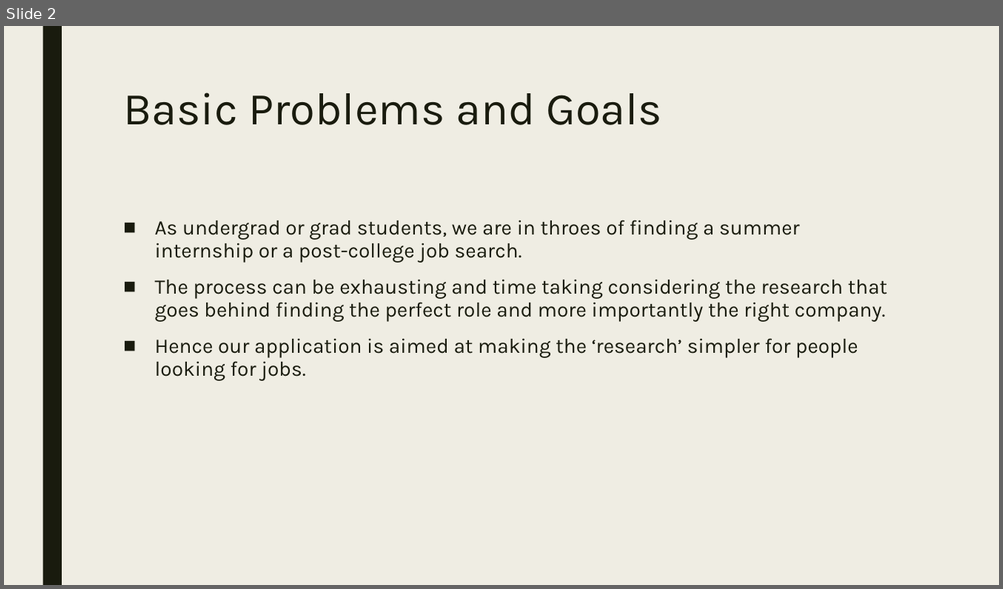
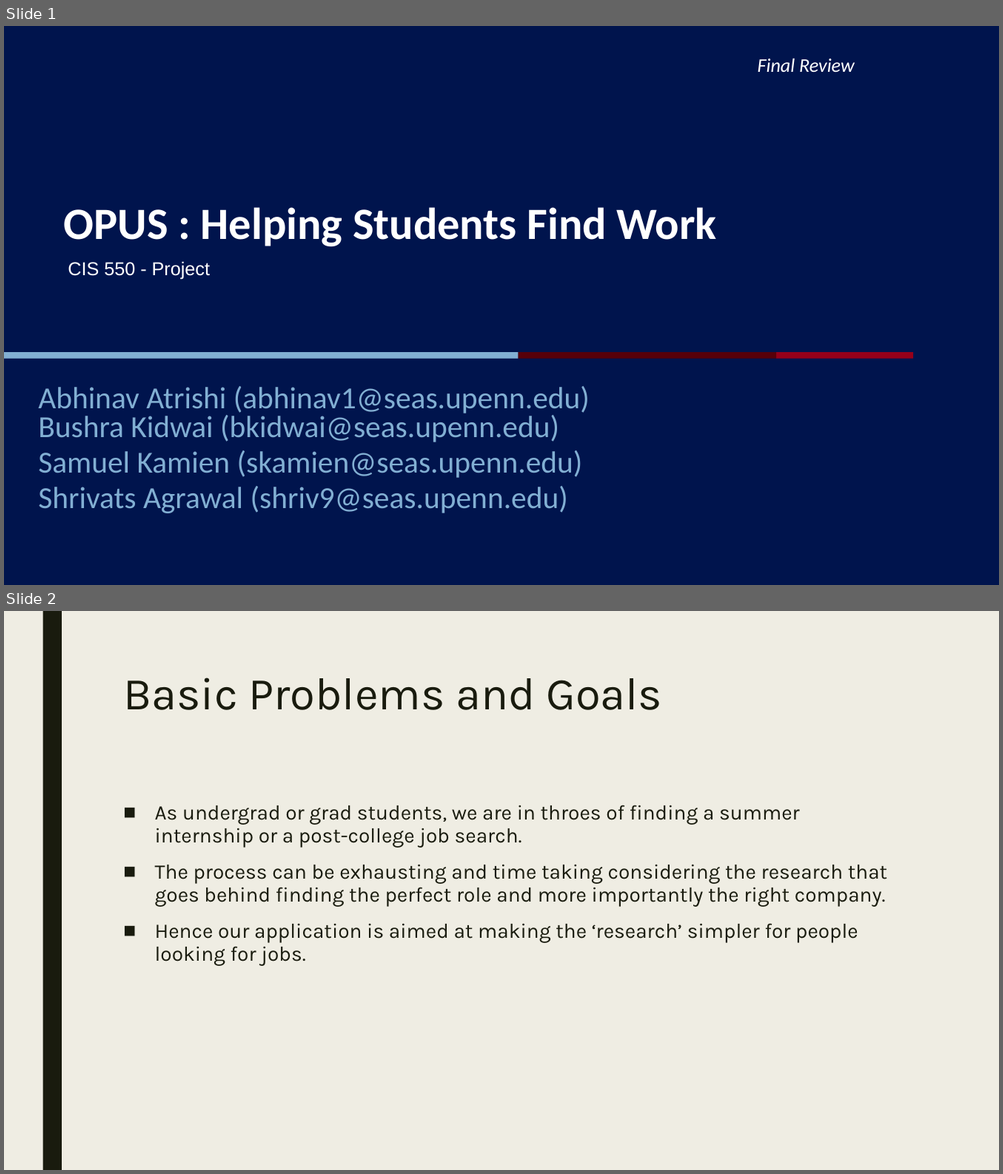
Before and after one commit to ShrivatsAgrawal/CIS550_Project_OPUS, a slide deck: Docs/finalcis550project.pptx. Shown one above the other, each under a label of ours: slide 2 before the commit, slides 1 and 2 after it. The pictures are 1003x589 and 1003x1174 pixels, drawn with LibreOffice and Linux fonts; fonts in the diff are those of the drawing; background and template pictures are left out. Boxes give left, top, right and bottom in pixels: in the first picture for what was removed or moved away, otherwise in the second. Text is boxed around its words. In the diff, an @@ line names an element or a change of style, - is before the commit and + after.

```diff
--- a/Docs/finalcis550project.pptx
+++ b/Docs/finalcis550project.pptx
@@ slide 1 added at (x1=4, y1=26, x2=999, y2=585), background #FFFFFF @@
@@ rectangle added at (x1=4, y1=26, x2=999, y2=585), fill #00144D @@
@@ text added at (x1=757, y1=58, x2=854, y2=72), 18.7 pt, text #FFFFFF, italic @@
+Final Review
@@ title added at (x1=64, y1=207, x2=717, y2=247), 43.2 pt, text #FFFFFF, bold @@
+OPUS : Helping Students Find Work
@@ text added at (x1=68, y1=261, x2=210, y2=280), 18 pt, text #FFFFFF @@
+CIS 550 - Project
@@ rectangle added at (x1=4, y1=353, x2=518, y2=359), fill #82AFD3 @@
@@ rectangle added at (x1=518, y1=353, x2=777, y2=359), fill #57000A @@
@@ rectangle added at (x1=777, y1=353, x2=913, y2=359), fill #95001A @@
@@ subtitle added at (x1=38, y1=386, x2=589, y2=514), 29.6 pt, text #82AFD3 @@
+Abhinav Atrishi (abhinav1@seas.upenn.edu)
+Bushra Kidwai (bkidwai@seas.upenn.edu)
+Samuel Kamien (skamien@seas.upenn.edu)
+Shrivats Agrawal (shriv9@seas.upenn.edu)
```
Also in this commit, not shown: 6 slides changed, 2 other slides added, 2 slides removed.
